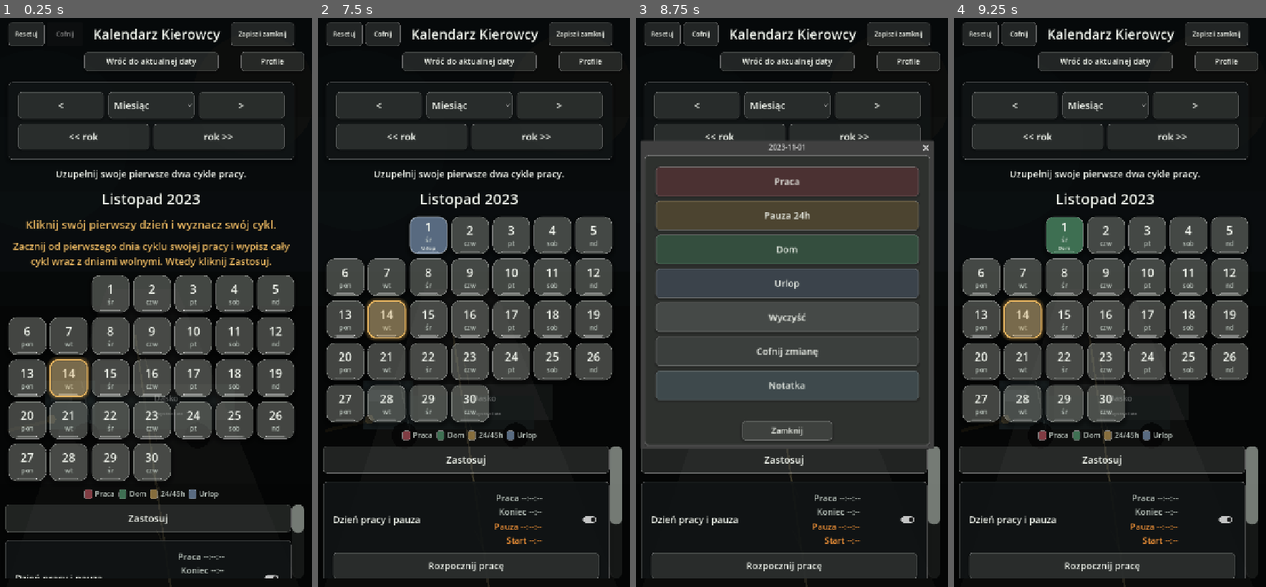
Above: before the commit, frames 1-4 (left to right).
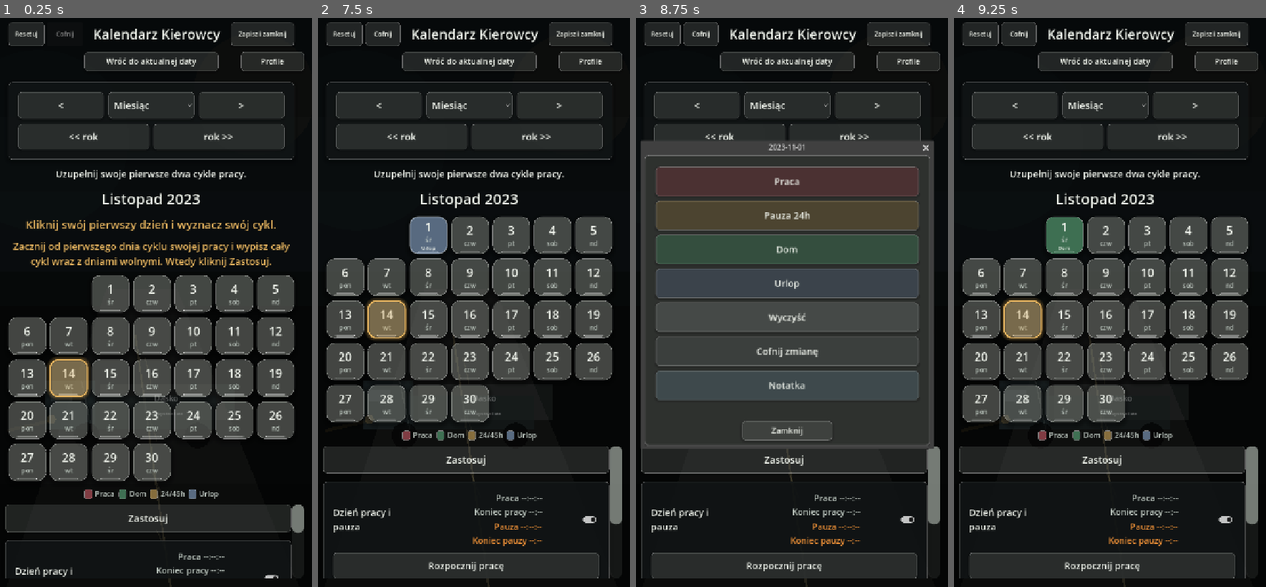
Above: after the commit, the same moments.

Repository: ElKlient/IDOL-Genesis
Game: Godot game, scene res://scenes/main.tscn
Two runs of this game, one before a commit and one after it. Both use one fixed random seed, a clock stepped at 60 frames per second and the inputs below.
Inputs (mouse positions are in pixels of both pictures, inside the frame that each line leads up to):
- Up to frame 1 (0.25 s): no input
- Up to frame 2 (7.5 s): click "Zapisz i zamknij" at 0.5 s; click "Cofnij" at 1.25 s; click "<" at 2 s; click "Miesiąc" at 2.75 s; click ">" at 3.5 s; click "<< rok" at 4.25 s; click "rok >>" at 5 s; click (427, 291) at 5.77 s; click (470, 291) at 6.52 s; click (511, 291) at 7.27 s
- Up to frame 3 (8.75 s): click (745, 234) at 8.02 s
- Up to frame 4 (9.25 s): click (1106, 234) at 8.77 s

The runs differ from the first frame. In frame 1, 0.3% of the frame differs, in the area x 5-73%, y 96-99%; in frame 2, 0.7%, in the area x 5-73%, y 86-93%; in frame 3, 0.7%; in frame 4, 0.7%.

Commit message:
Clarify work and rest timer labels

Diff:
--- a/scripts/main.gd
+++ b/scripts/main.gd
@@ -1025,18 +1025,18 @@
 	timer_stack.size_flags_horizontal = Control.SIZE_SHRINK_END
 	header.add_child(timer_stack)
 
-	work_timer_label = _make_label("Praca --:--:--\nKoniec --:--", 19, COLOR_TEXT_MUTED)
+	work_timer_label = _make_label("Praca --:--:--\nKoniec pracy --:--", 19, COLOR_TEXT_MUTED)
 	work_timer_label.horizontal_alignment = HORIZONTAL_ALIGNMENT_RIGHT
 	work_timer_label.vertical_alignment = VERTICAL_ALIGNMENT_CENTER
-	work_timer_label.custom_minimum_size = Vector2(250, 62)
+	work_timer_label.custom_minimum_size = Vector2(310, 62)
 	work_timer_label.size_flags_horizontal = Control.SIZE_SHRINK_END
 	work_timer_label.visible = true
 	timer_stack.add_child(work_timer_label)
 
-	rest_after_work_label = _make_label("Pauza --:--:--\nStart --:--", 19, Color(0.96, 0.58, 0.22))
+	rest_after_work_label = _make_label("Pauza --:--:--\nKoniec pauzy --:--", 19, Color(0.96, 0.58, 0.22))
 	rest_after_work_label.horizontal_alignment = HORIZONTAL_ALIGNMENT_RIGHT
 	rest_after_work_label.vertical_alignment = VERTICAL_ALIGNMENT_CENTER
-	rest_after_work_label.custom_minimum_size = Vector2(250, 62)
+	rest_after_work_label.custom_minimum_size = Vector2(310, 62)
 	rest_after_work_label.size_flags_horizontal = Control.SIZE_SHRINK_END
 	rest_after_work_label.visible = true
 	timer_stack.add_child(rest_after_work_label)
@@ -1933,10 +1933,10 @@
 		return
 
 	if work_start_unix <= 0:
-		work_timer_label.text = "Praca --:--:--\nKoniec --:--"
+		work_timer_label.text = "Praca --:--:--\nKoniec pracy --:--"
 		work_timer_label.visible = true
 		work_timer_label.add_theme_color_override("font_color", COLOR_TEXT_MUTED)
-		rest_after_work_label.text = "Pauza --:--:--\nStart --:--"
+		rest_after_work_label.text = "Pauza --:--:--\nKoniec pauzy --:--"
 		rest_after_work_label.visible = true
 		rest_after_work_label.add_theme_color_override("font_color", Color(0.96, 0.58, 0.22))
 		return
@@ -1948,7 +1948,7 @@
 	var rest_remaining_seconds: int = maxi(0, rest_end_unix - rest_count_from_unix)
 	rest_after_work_label.visible = true
 	rest_after_work_label.add_theme_color_override("font_color", Color(0.96, 0.58, 0.22))
-	rest_after_work_label.text = "Pauza %s\nStart %s" % [
+	rest_after_work_label.text = "Pauza %s\nKoniec pauzy %s" % [
 		_format_countdown(rest_remaining_seconds),
 		_format_unix_clock(rest_end_unix),
 	]
@@ -1964,7 +1964,7 @@
 	var end_clock := _format_unix_clock(limit_end_unix)
 	work_timer_label.visible = true
 	work_timer_label.add_theme_color_override("font_color", Color(0.62, 0.92, 0.64))
-	work_timer_label.text = "Praca %s\nKoniec %s" % [remaining_text, end_clock]
+	work_timer_label.text = "Praca %s\nKoniec pracy %s" % [remaining_text, end_clock]
 
 	if work_status_label != null:
 		work_status_label.text = "Praca rozpoczęta: %s. Limit 15h kończy się: %s. Zostało: %s." % [
